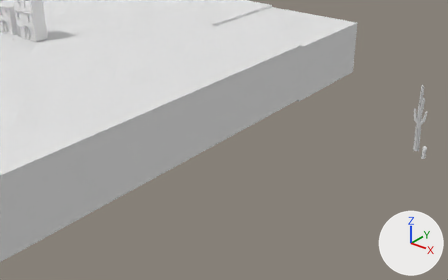
A saved change to the Blender file Blender/abandoned-town.blend.
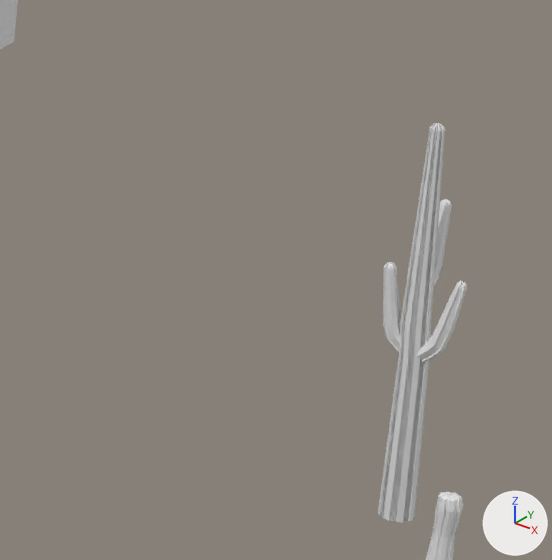
Each version is shown from a camera (50 mm lens) standing at (77.7, -49.8, 25.2) and looking at (46.1, -10.3, 0.7), then close up on the part from 78% to 99% of the width and 23% to 56% of the height. Arrows for +X, +Y and +Z are at lower right; the lights stay in place.

Before the edit, the objects in view are built like this:
```python
me_circle = bpy.data.meshes.new('Circle')
me_circle.from_pydata(...)  # 768 vertices, 736 faces; spans x -0.67..0.55, y -0.26..0.6, z 0.0..6.14
me_circle.materials.append(mat_not_metal)  # its picture is missing
me_circle_001 = bpy.data.meshes.new('Circle.001')
me_circle_001.from_pydata(...)  # 272 vertices, 233 faces, 8 loose edges; spans x -0.076..0.125, y -0.095..0.095, z 0.0..0.55
me_circle_001.materials.append(mat_not_metal)  # its picture is missing
me_plane_002 = bpy.data.meshes.new('Plane.002')
me_plane_002.from_pydata(...)  # 72 vertices, 70 faces; spans x -8.0..8.0, y -8.0..8.0, z -8.0..0.2
me_plane_002.materials.append(mat_not_metal)  # its picture is missing
ob_cactus = bpy.data.objects.new('cactus', me_circle)
ob_cactus.location = (60.0, 0.0, 0.0)
ob_cactus_small = bpy.data.objects.new('cactus_small', me_circle_001)
ob_cactus_small.location = (61.07, -1.08, 0.0)
ob_cactus_small.scale = (2.0, 2.0, 2.0)
ob_ground_014 = bpy.data.objects.new('ground.014', me_plane_002)
ob_ground_014.location = (26.94, 28.65, -0.35)
ob_ground_014.rotation_euler = (0.0, 0.0, -1.571)  # degrees (0, 0, -90)
```
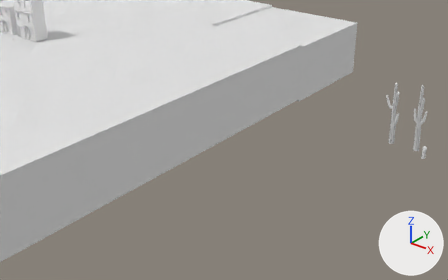
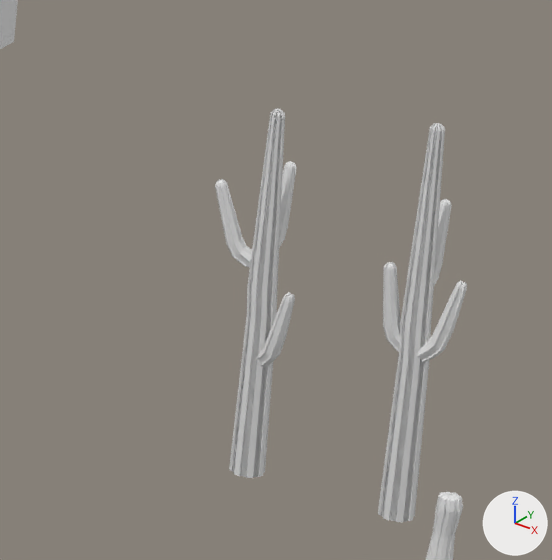
Boxes [x1, y1, x2, y2] around the edits, measured in the close-ups (552 x 560 px):
'cactus.001', added
    after: [215, 108, 297, 478]

What changed in the scene script:
```text
Add me_circle_002:
    me_circle_002.from_pydata(...)  # 768 vertices, 736 faces; spans x -1.0..0.46, y -0.3..0.6, z 0.0..5.82
    me_circle_002.materials.append(mat_not_metal)  # its picture is missing
Add ob_cactus_001:
    ob_cactus_001 = bpy.data.objects.new('cactus.001', me_circle_002)
    ob_cactus_001.location = (57.62, 0.0, 0.0)
```
